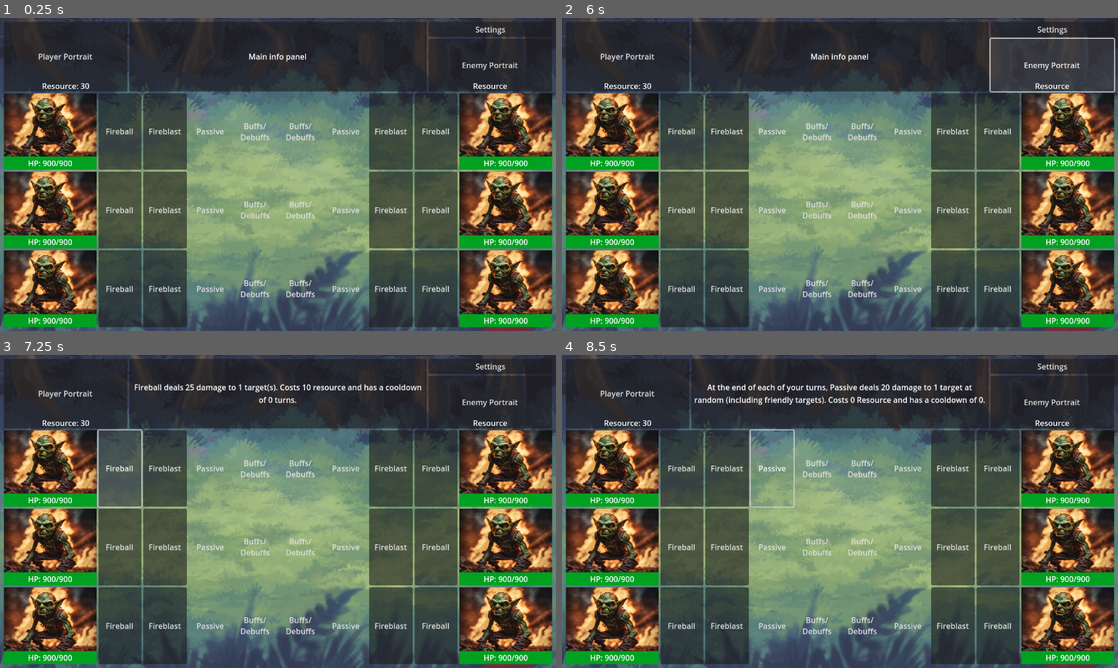
Above: before the commit, frames 1-4 (two rows, left to right).
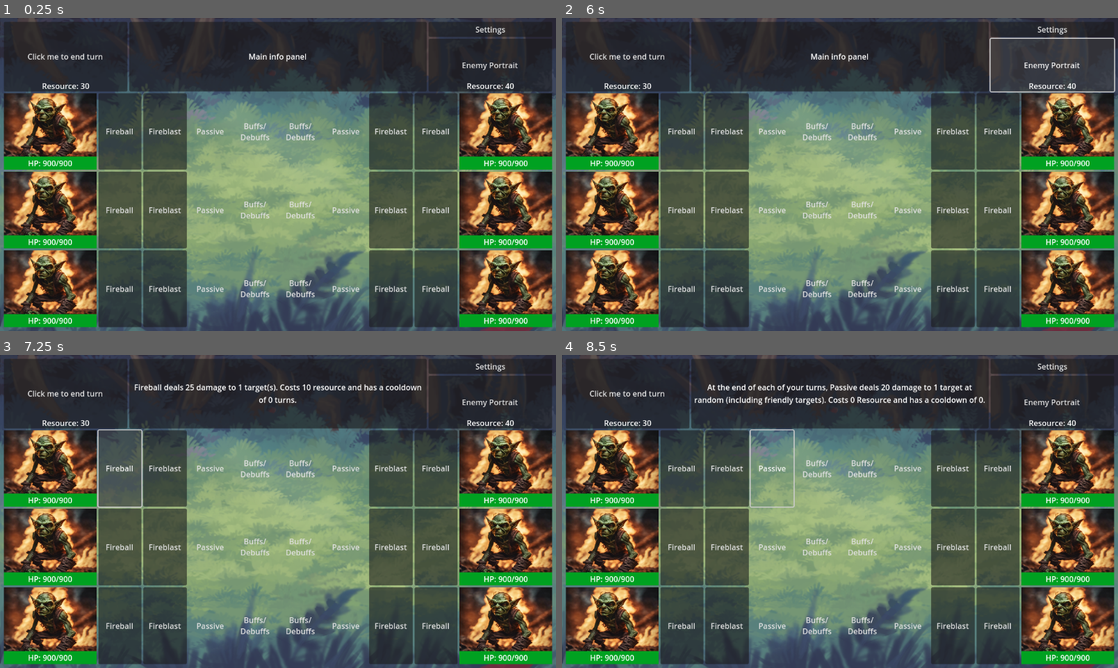
Above: after the commit, the same moments.

Repository: billyquick/arena_game
Game: Godot game, scene res://scenes/battle_level.tscn
Same seed, same stepped clock (60 frames per second), same inputs: the game is played once before the commit and once after it.
Inputs (mouse positions are in pixels of both pictures, inside the frame that each line leads up to):
- Up to frame 1 (0.25 s): no input
- Up to frame 2 (6 s): click "Player Portrait" (after the commit: "Click me to end turn") at 0.5 s; click (612, 130) at 1.25 s; click (612, 208) at 2 s; click (612, 287) at 2.75 s; click (1067, 130) at 3.5 s; click (1067, 208) at 4.25 s; click (1067, 287) at 5 s; click "Enemy Portrait" at 5.75 s
- Up to frame 3 (7.25 s): click "Fireball" at 6.5 s
- Up to frame 4 (8.5 s): click "Fireblast" at 7.25 s; click "Passive" at 8 s

The runs differ from the first frame. In frame 1, 0.3% of the frame differs, in the area x 5-93%, y 11-23%; in frame 2, 0.3%; in frame 3, 0.3%; in frame 4, 0.3%.

Commit message:
enemy resource initialized
enemy team resource now initializes like player team resource

Diff:
--- a/battle.gd
+++ b/battle.gd
@@ -1,7 +1,8 @@
 extends TextureRect
 
 var teamManager: TeamManager
-var teamResource: TeamResource
+var playerResource: TeamResource
+var enemyResource: TeamResource
 
 var characterCounter = 0
 var abilityCounter = 0
@@ -23,14 +24,16 @@
 
 # Called when the node enters the scene tree for the first time.
 func _ready():
-	teamResource = TeamResource.new(30)
+	playerResource = TeamResource.new(30)
+	enemyResource = TeamResource.new(40)
 	teamManager = TeamManager.new()
 	teamManager.setupTeams()
 
 	var playerTeamUI = $MarginContainer/VBoxContainer/MarginContainer2/HBoxContainer/PlayerTeam
 	var enemyTeamUI = $MarginContainer/VBoxContainer/MarginContainer2/HBoxContainer/EnemyTeam
 
-	playerTeamResource.text = "Resource: " + str(teamResource.currentResource) # assigns players resource
+	playerTeamResource.text = "Resource: " + str(playerResource.currentResource) # assigns players resource
+	enemyTeamResource.text = "Resource: " + str(enemyResource.currentResource) # assigns enemy resource
 
 	for character in teamManager.playerTeam:
 		print("Player character: ", character, " with Abilities: ", character.abilities)
@@ -52,10 +55,12 @@
 	characterCounter = 0
 
 func updateResource():
-	playerTeamResource.text = "Resource: " + str(teamResource.currentResource)
+	#TODO: check whose turn it is
+	playerTeamResource.text = "Resource: " + str(playerResource.currentResource)
 
 func executeAbility(character, selectedAbility, target, healthbar):
-	if teamResource.consumeResource(selectedAbility.cost) and !selectedAbility.is_passive:
+	# TODO: change player resource to check whose turn it is
+	if playerResource.consumeResource(selectedAbility.cost) and !selectedAbility.is_passive:
 		target.health -= selectedAbility.damage
 		updateHealth(healthbar, target) # TO DO
 		print(character.name, " used ", selectedAbility.name, " on ", target.name)
@@ -65,12 +70,6 @@
 		updateResource()
 	else:
 		print("Not enough resource to use this ability or passive is selected!")
-
-func _on_TargetClicked(targetCharacter: Character):
-	# Determine which ability was being used (based on the ability selection process)
-	# Call executeAbility with the appropriate arguments
-	# executeAbility(activeCharacter, selectedAbility, targetCharacter)
-	pass
 
 # Determine what information to show in the Info Panel
 func displayInfo(target):
@@ -250,13 +249,13 @@
 		print("No active character")
 
 func _on_enemy_2_portrait_pressed():
-	if activeCharacter != null and isValidTarget(teamManager.opponentTeam[0]):
+	if activeCharacter != null and isValidTarget(teamManager.opponentTeam[1]):
 		executeAbility(activeCharacter, activeAbility, teamManager.opponentTeam[1], enemyCharacter2Health)
 	else:
 		print("No active character")
 
 func _on_enemy_3_portrait_pressed():
-	if activeCharacter != null and isValidTarget(teamManager.opponentTeam[0]):
+	if activeCharacter != null and isValidTarget(teamManager.opponentTeam[2]):
 		executeAbility(activeCharacter, activeAbility, teamManager.opponentTeam[2], enemyCharacter3Health)
 	else:
 		print("No active character")
--- a/scenes/battle_level.tscn
+++ b/scenes/battle_level.tscn
@@ -41,7 +41,7 @@
 [node name="PlayerPortrait" type="Button" parent="MarginContainer/VBoxContainer/MarginContainer/HBoxContainer"]
 custom_minimum_size = Vector2(256, 0)
 layout_mode = 2
-text = "Player Portrait"
+text = "Click me to end turn"
 
 [node name="PlayerTeamResource" type="Label" parent="MarginContainer/VBoxContainer/MarginContainer/HBoxContainer/PlayerPortrait"]
 layout_mode = 1
